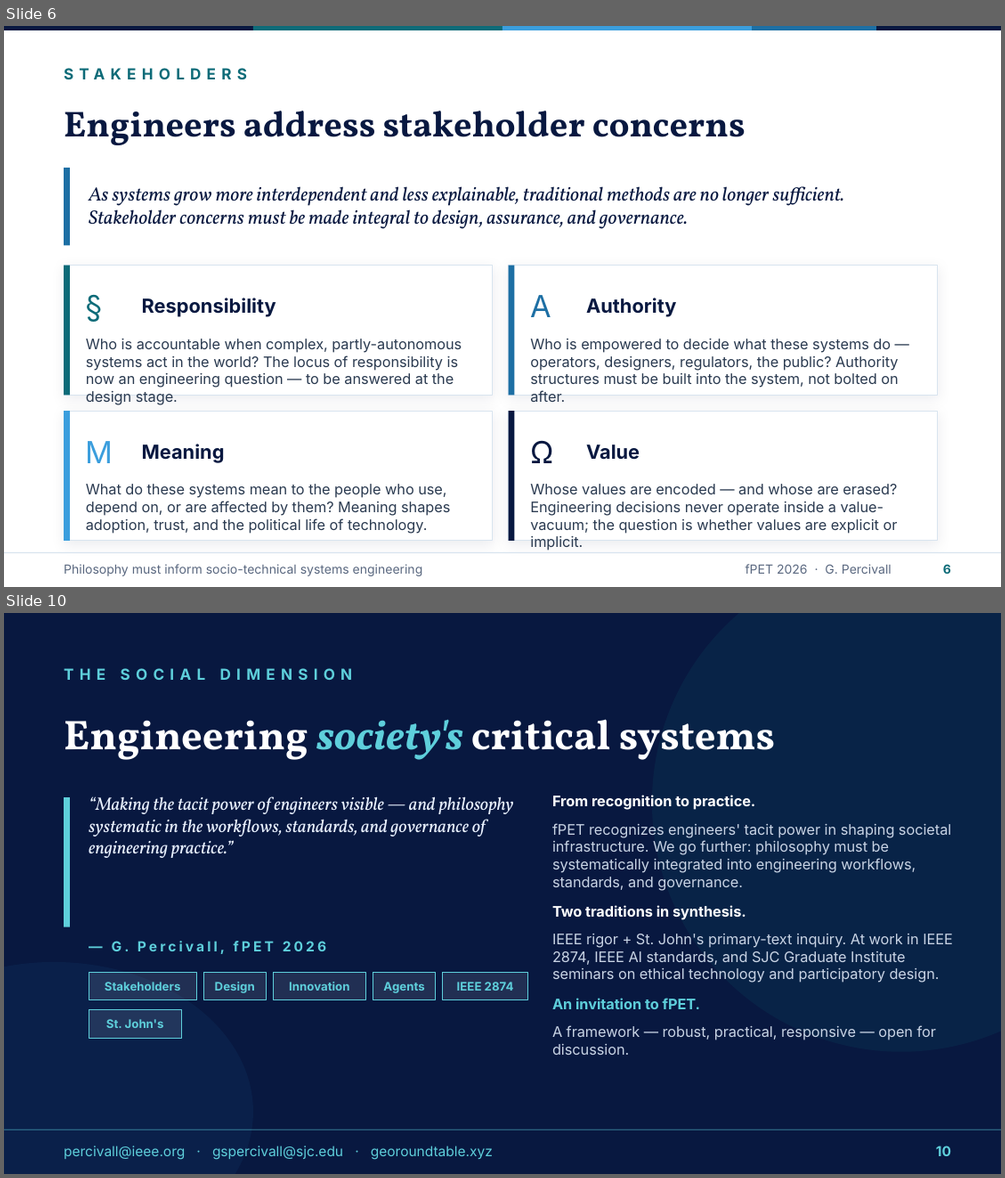
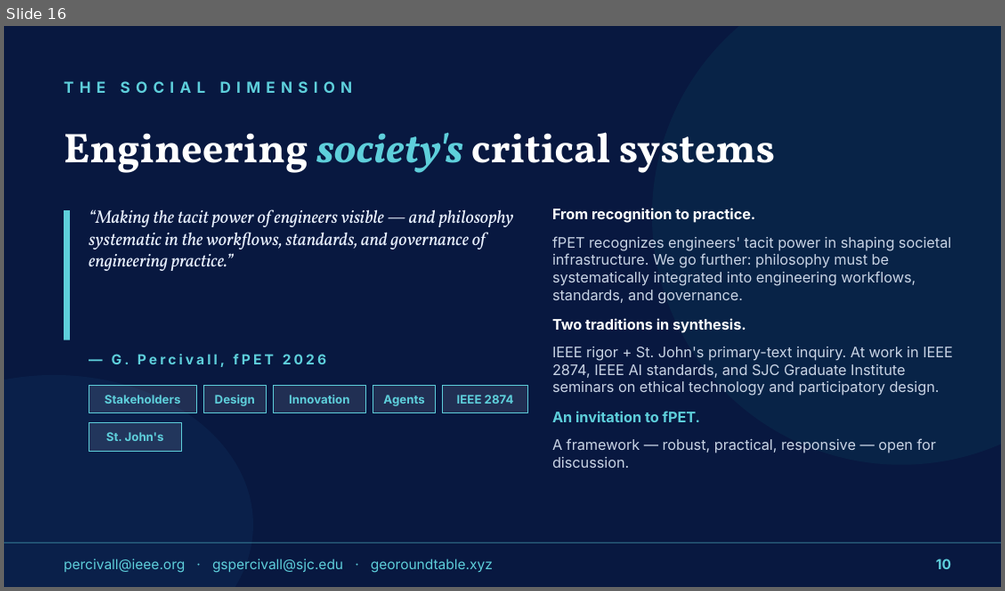
Before and after one commit to percivall/georoundtable.xyz, a slide deck: fPET-2026-Philosophy-must-inform-socio-technical-systems-engineering.pptx. Shown one above the other, each under a label of ours: slides 6 and 10 before the commit, slide 16 after it; the slides between them are not shown. The pictures are 1005x1178 and 1005x591 pixels, drawn with LibreOffice and Linux fonts; fonts in the diff are those of the drawing. Boxes give left, top, right and bottom in pixels: in the first picture for what was removed or moved away, otherwise in the second. Text is boxed around its words. In the diff, an @@ line names an element or a change of style, - is before the commit and + after.

```diff
--- a/fPET-2026-Philosophy-must-inform-socio-technical-systems-engineering.pptx
+++ b/fPET-2026-Philosophy-must-inform-socio-technical-systems-engineering.pptx
@@ slide 6 removed at box(4, 26, 1001, 587), background #FFFFFF @@
@@ rectangle removed at box(4, 26, 253, 30) @@
@@ rectangle removed at box(253, 26, 502, 30) @@
@@ rectangle removed at box(502, 26, 752, 30) @@
@@ rectangle removed at box(752, 26, 876, 30) @@
@@ rectangle removed at box(876, 26, 1001, 30) @@
@@ text removed at box(64, 56, 941, 91) @@
-STAKEHOLDERS
@@ text removed at box(64, 111, 745, 145) @@
-Engineers address stakeholder concerns
@@ rectangle removed at box(64, 168, 70, 245) @@
@@ text removed at box(89, 186, 844, 229) @@
-As systems grow more interdependent and less explainable, traditional methods are no longer sufficient. Stakeholder concerns must be made integral to design, assurance, and governance.
@@ rectangle removed at box(64, 265, 493, 394) @@
@@ rectangle removed at box(64, 265, 70, 394) @@
@@ rectangle removed at box(509, 265, 937, 394) @@
@@ rectangle removed at box(509, 265, 514, 394) @@
@@ text removed at box(86, 283, 140, 328) @@
-§
@@ text removed at box(142, 297, 276, 317) @@
-Responsibility
@@ text removed at box(530, 295, 551, 317) @@
-Α
@@ text removed at box(586, 297, 676, 317) @@
-Authority
@@ text removed at box(86, 338, 461, 387) @@
-Who is accountable when complex, partly-autonomous systems act in the world? The locus of responsibility is now an engineering question — to be answered at the design stage.
@@ text removed at box(530, 338, 898, 387) @@
-Who is empowered to decide what these systems do — operators, designers, regulators, the public? Authority structures must be built into the system, not bolted on after.
@@ rectangle removed at box(64, 410, 493, 540) @@
@@ rectangle removed at box(64, 410, 70, 540) @@
@@ rectangle removed at box(509, 410, 937, 540) @@
@@ rectangle removed at box(509, 410, 514, 540) @@
@@ text removed at box(86, 441, 113, 463) @@
-Μ
@@ text removed at box(142, 443, 225, 463) @@
-Meaning
@@ text removed at box(530, 440, 553, 463) @@
-Ω
@@ text removed at box(586, 444, 639, 459) @@
-Value
@@ text removed at box(86, 483, 450, 533) @@
-What do these systems mean to the people who use, depend on, or are affected by them? Meaning shapes adoption, trust, and the political life of technology.
@@ text removed at box(530, 483, 898, 533) @@
-Whose values are encoded — and whose are erased? Engineering decisions never operate inside a value-vacuum; the question is whether values are explicit or implicit.
@@ rectangle removed at box(4, 552, 1001, 553) @@
@@ text removed at box(64, 564, 423, 576) @@
-Philosophy must inform socio-technical systems engineering
@@ text removed at box(745, 564, 891, 573) @@
-fPET 2026 · G. Percivall
@@ text removed at box(943, 564, 951, 573) @@
-6
@@ what was slide 10 is now slide 16 @@
```
Also in this commit, not shown: 2 slides changed, 13 slides added, 6 other slides removed, 3 other files.
